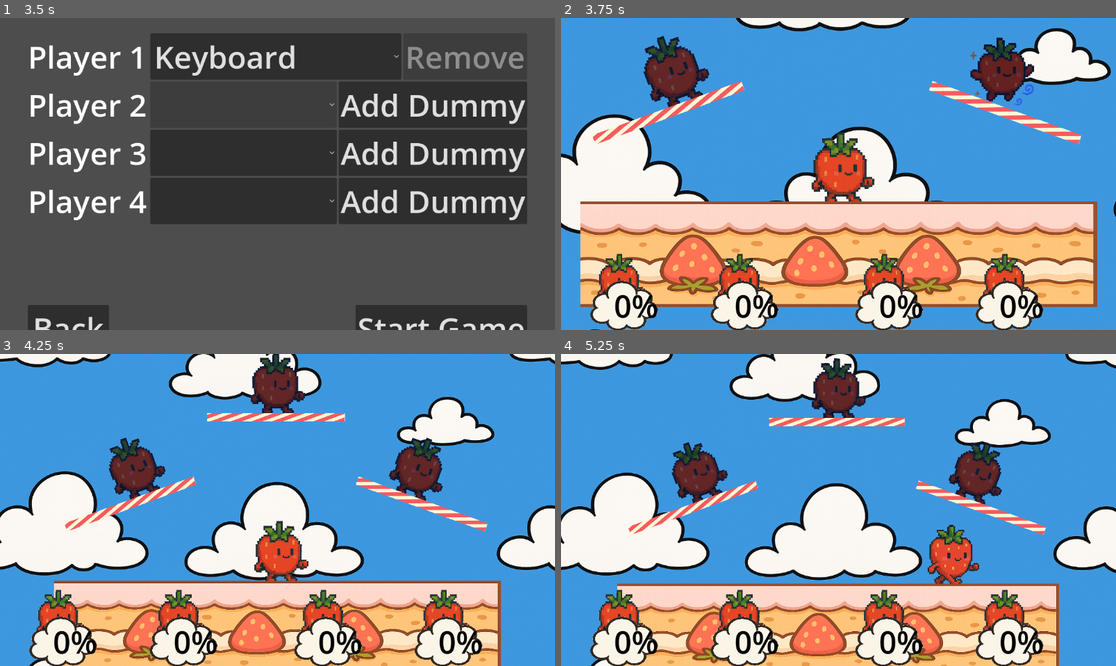
Above: before the commit, frames 1-4 (two rows, left to right).
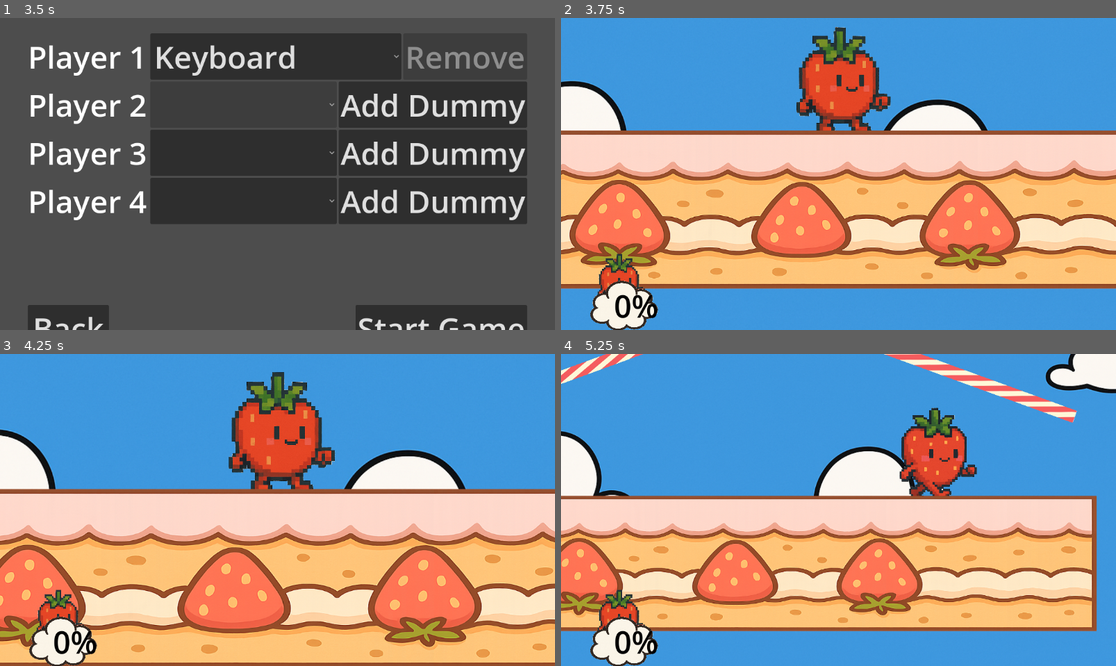
Above: after the commit, the same moments.

Repository: ktarrant/shortcake
Game: Godot game, scene res://scenes/menus/MainMenu.tscn
Two runs of this game, one before a commit and one after it. Both use one fixed random seed, a clock stepped at 60 frames per second and the inputs below.
Inputs:
- Up to frame 1 (3.5 s): click "New Game" at 0.5 s; click "Keyboard" at 1.25 s; click "Add Dummy" at 2 s; click "Remove" at 2.75 s
- Up to frame 2 (3.75 s): click "Start Game" at 3.5 s
- Up to frame 3 (4.25 s): no input
- Up to frame 4 (5.25 s): tap Enter at 4.25 s; hold Right (move_right) from 4.28 s (still down); tap D (attack) at 4.35 s; tap Up (jump) at 4.52 s; tap S (shield) at 5.1 s

Frame 1 is identical in both runs. In frame 2, 69% of the frame differs, in the area x 0-100%, y 0-100%; in frame 3, 68%; in frame 4, 66%.

Commit message:
player select data transfer

Diff:
--- a/project.godot
+++ b/project.godot
@@ -14,6 +14,10 @@
 run/main_scene="uid://bok02o72b7aus"
 config/features=PackedStringArray("4.4")
 config/icon="res://icon.svg"
+
+[autoload]
+
+Global="*res://scripts/Global.gd"
 
 [input]
 
--- /dev/null
+++ b/scripts/Global.gd
@@ -0,0 +1,5 @@
+extends Node
+
+enum PlayerSelectState { DISABLED, LOCAL, DUMMY }
+
+var player_configs: Array = []
--- a/scripts/Main.gd
+++ b/scripts/Main.gd
@@ -3,13 +3,41 @@
 class_name Main
 
 const Player = preload("res://scripts/Player.gd")
+const PlayerUI = preload("res://scripts/PlayerUI.gd")
 
 @onready var spawn_point = $SpawnPoint
 @onready var death_zone = $DeathZone
-
+@onready var all_players: Array[Player] = [
+	$Player1, $Player2, $Player3, $Player4
+]
+@onready var all_player_uis: Array[PlayerUI] = [
+	$CanvasLayer/HBoxContainer/PlayerUI1,
+	$CanvasLayer/HBoxContainer/PlayerUI2,
+	$CanvasLayer/HBoxContainer/PlayerUI3,
+	$CanvasLayer/HBoxContainer/PlayerUI4
+]
+var active_players: Array[Player] = []
 
 func _ready():
-	$Camera2D.players = [$Player1, $Player2, $Player3, $Player4]
+	for player_data in Global.player_configs:
+		var player := all_players[player_data["index"]]
+		var player_ui := all_player_uis[player_data["index"]]
+		print("Spawning player: ", player, player_data)
+		if player_data["state"] == Global.PlayerSelectState.DISABLED:
+			player.queue_free()
+			player_ui.queue_free()
+			continue
+		player.visible = true
+		player_ui.visible = true
+		if player_data["state"] == Global.PlayerSelectState.DUMMY:
+			player.is_dummy = true
+		else:
+			player.is_dummy = false
+			player.player_input = player_data["input_type"]
+			player.player_joycon_id = player_data["joycon_id"]
+		active_players.append(player)
+
+	$Camera2D.players = active_players
 
 func _on_DeathZone_body_entered(body):
 	if body is Player:
--- a/scripts/Player.gd
+++ b/scripts/Player.gd
@@ -39,8 +39,9 @@
 var overlapping_player_count := 0
 var percent := 0
 var shield_health: float = 100.0
-
 var state: PlayerState = null
+var player_input: String = ""
+var player_joycon_id: int = 0
 
 func _ready():
 	floor_max_angle = deg_to_rad(60)
@@ -81,18 +82,18 @@
 		base_velocity.x = lerp(base_velocity.x, 0.0, 0.1)
 
 func get_movement_input() -> Vector2:
-	var stick := Vector2(
-		Input.get_joy_axis(player_id, JOY_AXIS_LEFT_X),
-		-Input.get_joy_axis(player_id, JOY_AXIS_LEFT_Y)
-	)
 	var keys := Vector2.ZERO
-	if player_id == 0:
+	if player_input == "Keyboard":
 		if Input.is_action_pressed("move_right"): keys.x += 1
 		if Input.is_action_pressed("move_left"): keys.x -= 1
 		if Input.is_action_pressed("move_down"): keys.y -= 1
 		if Input.is_action_pressed("move_up"): keys.y += 1
-	var combined := stick + keys
-	return combined.normalized() if combined.length() > 0.2 else Vector2.ZERO
+	elif player_input != "":
+		keys = Vector2(
+			Input.get_joy_axis(player_joycon_id, JOY_AXIS_LEFT_X),
+			-Input.get_joy_axis(player_joycon_id, JOY_AXIS_LEFT_Y)
+		)
+	return keys.normalized() if keys.length() > 0.2 else Vector2.ZERO
 
 func change_state(new_state: PlayerState):
 	if state != null:
--- a/scripts/PlayerRow.gd
+++ b/scripts/PlayerRow.gd
@@ -1,9 +1,7 @@
 extends HBoxContainer
 
-enum State { DISABLED, LOCAL, DUMMY }
-
 var index: int = -1
-var state: State = State.DISABLED
+var state: Global.PlayerSelectState = Global.PlayerSelectState.DISABLED
 var current_input_type: String = ""
 var current_joycon_id: int = 0
 var input_options: Array[String] = []
@@ -12,29 +10,29 @@
 	$AddDummyButton.pressed.connect(_on_AddDummyButton_pressed)
 	$RemoveButton.pressed.connect(_on_RemoveButton_pressed)
 
-func init(new_state: State, new_index: int, input_type: String = "", joycon_id: int = 0):
+func init(new_state: Global.PlayerSelectState, new_index: int, input_type: String = "", joycon_id: int = 0):
 	index = new_index
 	current_input_type = input_type
 	current_joycon_id = joycon_id
 	get_node("PlayerLabel").text = "Player %d" % (index + 1)
 	set_state(new_state)
 
-func set_state(new_state: State):
+func set_state(new_state: Global.PlayerSelectState):
 	state = new_state
 	match state:
-		State.DISABLED:
+		Global.PlayerSelectState.DISABLED:
 			get_node("InputComboBox").clear()
 			get_node("AddDummyButton").visible = (index != 0)
 			get_node("RemoveButton").visible = false
 
-		State.LOCAL:
+		Global.PlayerSelectState.LOCAL:
 			var combo: OptionButton = get_node("InputComboBox")
 			combo.disabled = false
 			get_node("RemoveButton").disabled = (index == 0)
 			get_node("AddDummyButton").visible = false
 			get_node("RemoveButton").visible = true
 
-		State.DUMMY:
+		Global.PlayerSelectState.DUMMY:
 			var combo: OptionButton = get_node("InputComboBox")
 			combo.disabled = true
 			combo.clear()
@@ -43,7 +41,7 @@
 			get_node("RemoveButton").visible = true
 			get_node("AddDummyButton").visible = false
 
-func get_state() -> State:
+func get_state() -> Global.PlayerSelectState:
 	return state
 
 func get_input_type() -> String:
@@ -56,7 +54,7 @@
 func update_input_options(new_options: Array[String]):
 	input_options = new_options
 
-	if state == State.LOCAL:
+	if state == Global.PlayerSelectState.LOCAL:
 		var option_button: OptionButton = get_node("InputComboBox")
 
 		option_button.clear()
@@ -73,7 +71,7 @@
 		option_button.select(new_index)
 
 func _on_AddDummyButton_pressed():
-	set_state(State.DUMMY)
+	set_state(Global.PlayerSelectState.DUMMY)
 
 func _on_RemoveButton_pressed():
-	set_state(State.DISABLED)
+	set_state(Global.PlayerSelectState.DISABLED)
--- a/scripts/PlayerSelect.gd
+++ b/scripts/PlayerSelect.gd
@@ -18,11 +18,11 @@
 	$BottomButtons/StartGameButton.pressed.connect(_on_StartGameButton_pressed)
 
 	# Initialize Player 1 row with LOCAL
-	player_rows[0].init(player_rows[0].State.LOCAL, 0, "Keyboard")
+	player_rows[0].init(Global.PlayerSelectState.LOCAL, 0, "Keyboard")
 
 	# Initialize other rows with DISABLED
 	for i in range(1, MAX_PLAYERS):
-		player_rows[i].init(player_rows[i].State.DISABLED, i)
+		player_rows[i].init(Global.PlayerSelectState.DISABLED, i)
 
 	update_input_options()
 
@@ -32,7 +32,7 @@
 		all_inputs["JoyCon %d" % joypad] = joypad
 	var taken_inputs: Array[String] = []
 	for row in player_rows:
-		if row.get_state() == PlayerRow.State.LOCAL:
+		if row.get_state() == Global.PlayerSelectState.LOCAL:
 			taken_inputs.append(row.get_input_type())
 	available_inputs.clear()
 	for input in all_inputs:
@@ -42,7 +42,7 @@
 func update_input_options():
 	update_available_inputs()
 	for row in player_rows:
-		if row.state == PlayerRow.State.LOCAL:
+		if row.state == Global.PlayerSelectState.LOCAL:
 			var input_list: Array[String]
 			input_list.append(row.get_input_type())
 			input_list.append_array(available_inputs.keys())
@@ -65,4 +65,14 @@
 	get_tree().change_scene_to_file("res://scenes/menus/MainMenu.tscn")
 
 func _on_StartGameButton_pressed():
+	Global.player_configs = []
+
+	for row in player_rows:
+		Global.player_configs.append({
+			"index": row.index,
+			"state": row.state,
+			"input_type": row.current_input_type,
+			"joycon_id": row.current_joycon_id
+		})
+
 	get_tree().change_scene_to_file("res://scenes/main/Main.tscn")
Not shown, added: scripts/Global.gd.uid
